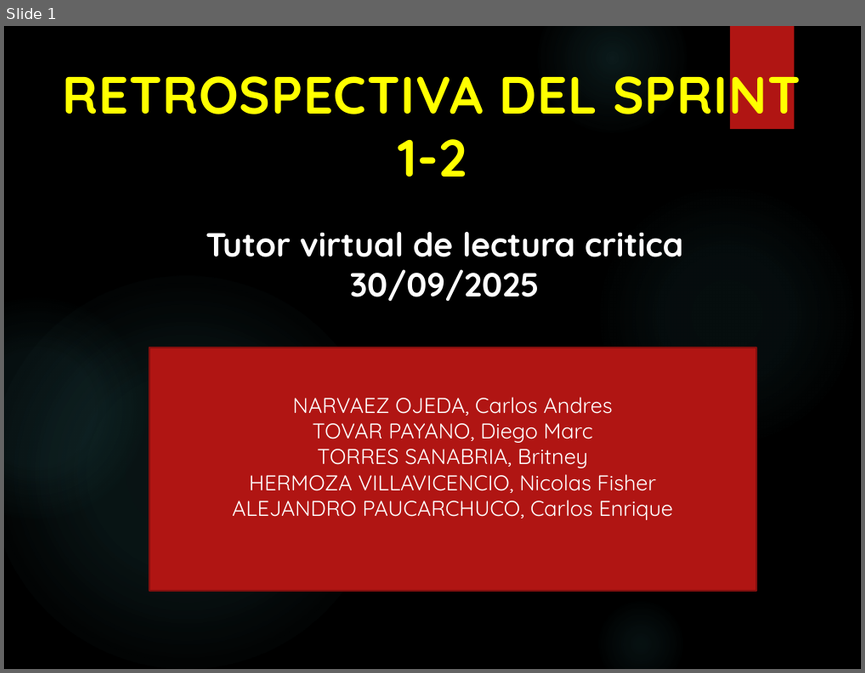
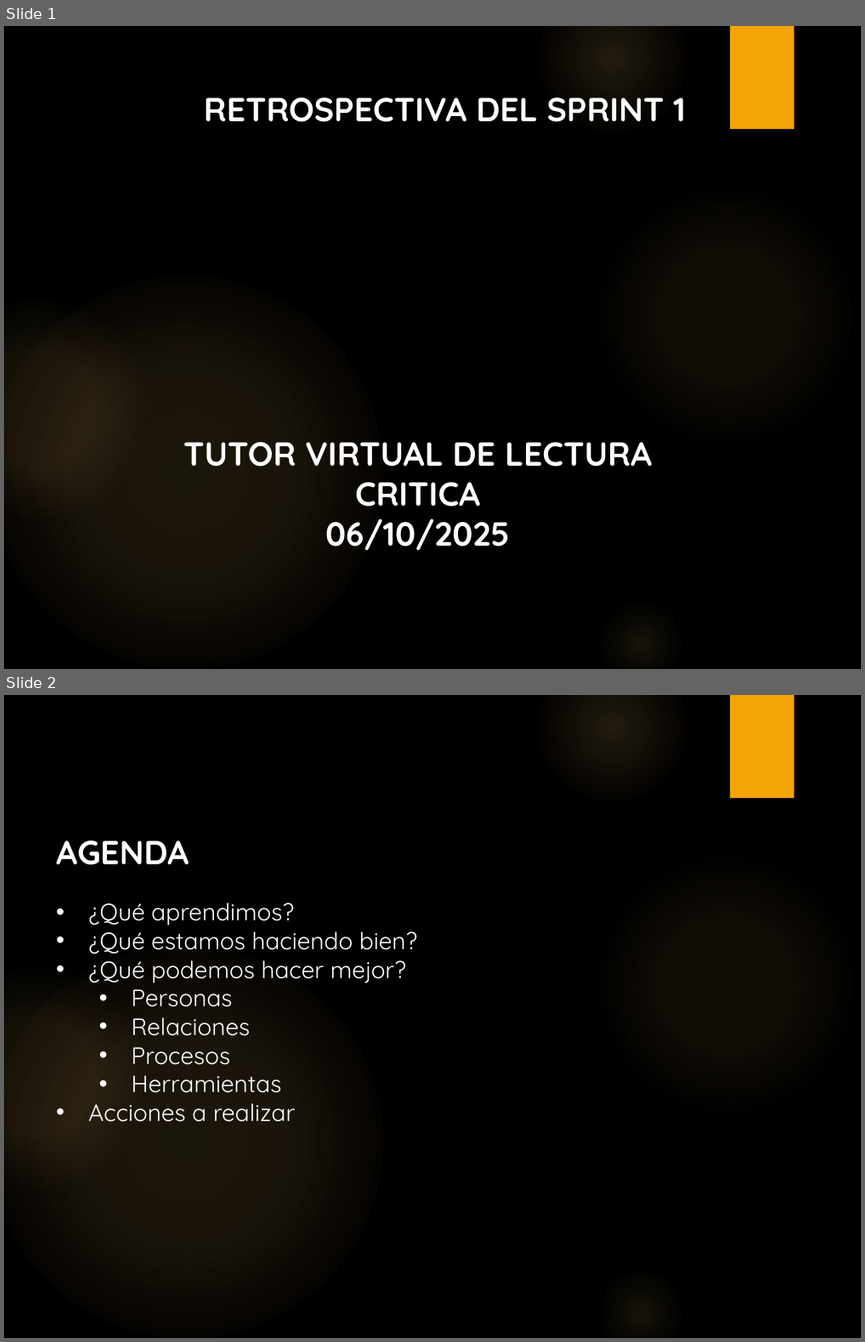
Before and after one commit to BritneyTorres/G2001, a slide deck: Semana 5/20250915_07_Retrospectiva del Sprint.pptx. Shown one above the other, each under a label of ours: slide 1 before the commit, slides 1 and 2 after it. The pictures are 865x673 and 865x1342 pixels, drawn with LibreOffice and Linux fonts; fonts in the diff are those of the drawing; background and template pictures are left out. Boxes give left, top, right and bottom in pixels: in the first picture for what was removed or moved away, otherwise in the second. Text is boxed around its words. In the diff, an @@ line names an element or a change of style, - is before the commit and + after.

```diff
--- a/Semana 5/20250915_07_Retrospectiva del Sprint.pptx
+++ b/Semana 5/20250915_07_Retrospectiva del Sprint.pptx
@@ slide 2 added at box(4, 695, 861, 1338), background picture (left out); not listed: 6 template elements that a slide beside it also shows @@
@@ text added at box(56, 840, 417, 1122), 20 pt, text #FFFFFF @@
+AGENDA
+• ¿Qué aprendimos?
+• ¿Qué estamos haciendo bien?
+• ¿Qué podemos hacer mejor?
+  • Personas
+  • Relaciones
+  • Procesos
+  • Herramientas
+• Acciones a realizar
@@ slide 1 changed as well @@
@@ rectangle at box(730, 26, 794, 129): fill #B01513 to #F5A408 @@
@@ text at box(204, 97, 685, 122): text changed; size 44 to 28 pt; text colour #FFFF00 to #FFFFFF @@
-RETROSPECTIVA DEL SPRINT 1-2
+RETROSPECTIVA DEL SPRINT 1
@@ fill gradient #50B9C1 to gradient #FAC96A in 5 elements at box(595, 182, 858, 447), box(537, 26, 687, 133), box(595, 597, 687, 669), box(4, 276, 382, 669), box(4, 298, 146, 519) @@
@@ rectangle removed at box(148, 347, 756, 590) @@
-NARVAEZ OJEDA, Carlos Andres
-TOVAR PAYANO, Diego Marc
-TORRES SANABRIA, Britney
-HERMOZA VILLAVICENCIO, Nicolas Fisher
-ALEJANDRO PAUCARCHUCO, Carlos Enrique
@@ text at box(183, 442, 652, 550): text changed @@
-Tutor virtual de lectura critica
-30/09/2025
+TUTOR VIRTUAL DE LECTURA CRITICA
+06/10/2025
```
Also in this commit, not shown: 8 other slides added, 4 slides removed, 2 other files.
